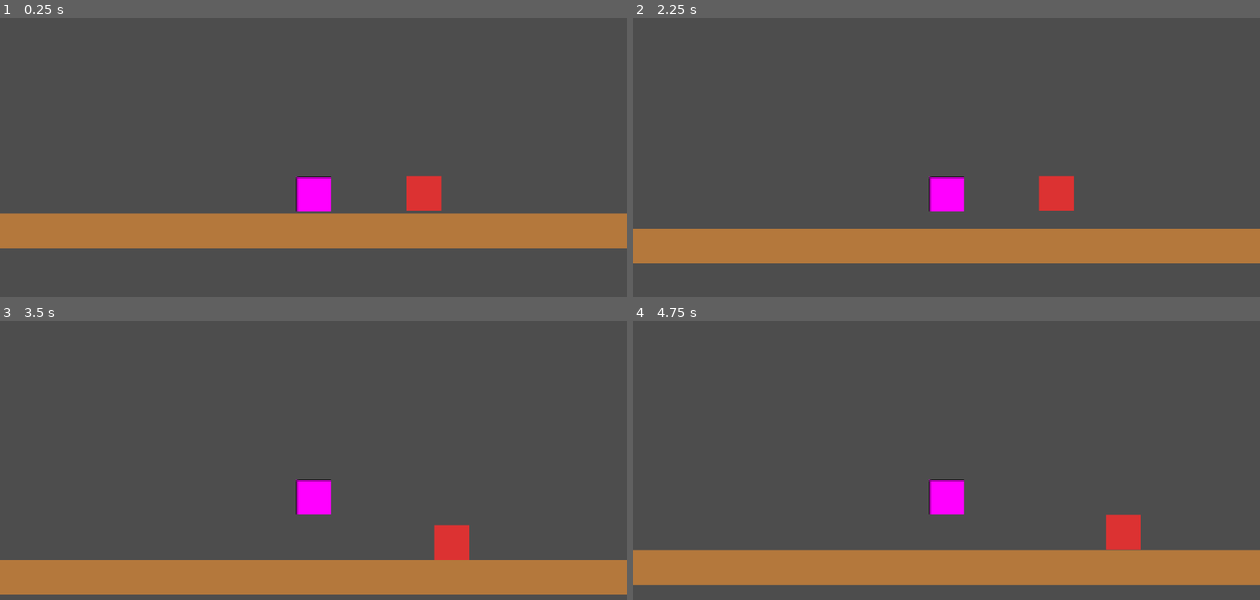
Above: before the commit, frames 1-4 (two rows, left to right).
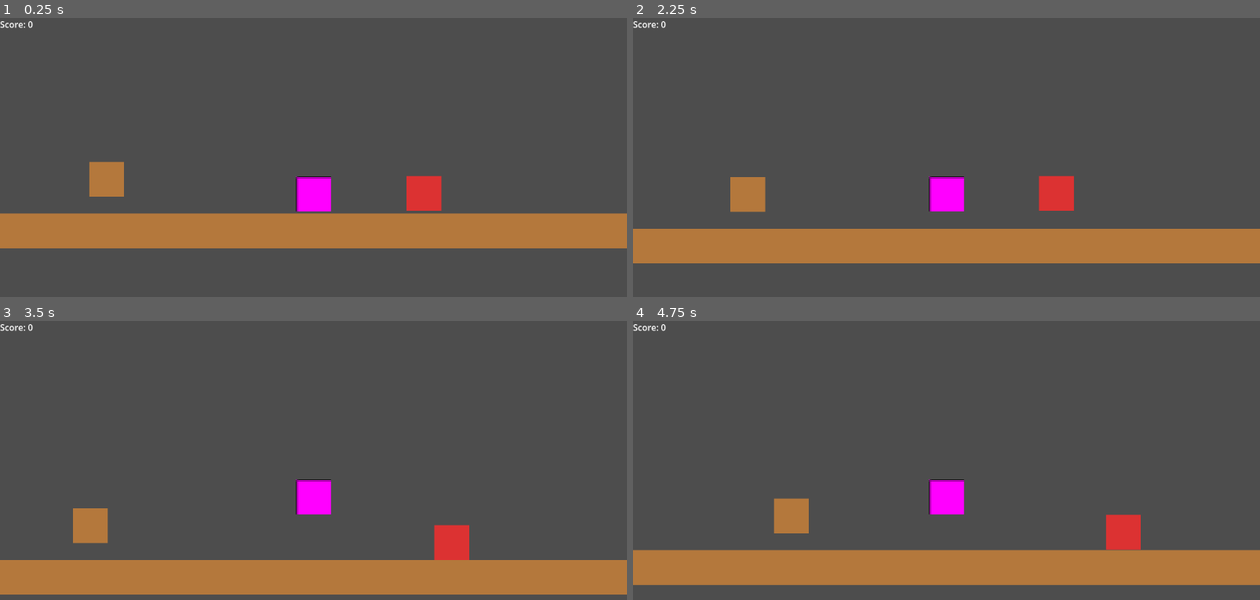
Above: after the commit, the same moments.

Repository: morkhast/godot-platformer
Game: Godot game, scene res://main.tscn
Same seed, same stepped clock (60 frames per second), same inputs: the game is played once before the commit and once after it.
Inputs:
- Up to frame 1 (0.25 s): no input
- Up to frame 2 (2.25 s): tap Enter (ui_accept) at 0.5, 0.77, 1.52 s; hold Right (ui_right) 0.53-2.03 s; hold Left (ui_left) from 2.03 s (still down)
- Up to frame 3 (3.5 s): release Left (ui_left) at 2.78 s; hold Right (ui_right) from 2.78 s (still down); tap Enter (ui_accept) at 3.02 s
- Up to frame 4 (4.75 s): tap Enter (ui_accept) at 3.77, 4.52 s; release Right (ui_right) at 4.28 s; hold Left (ui_left) from 4.28 s (still down)

The runs differ from the first frame. In frame 1, 0.8% of the frame differs, in the area x 0-20%, y 1-65%; in frame 2, 0.8%, in the area x 0-22%, y 1-70%; in frame 3, 0.8%; in frame 4, 0.8%.

Commit message:
Add coins, score system and HUD

Diff:
--- /dev/null
+++ b/coin.gd
@@ -0,0 +1,6 @@
+extends Area2D
+
+func _on_body_entered(body: Node2D) -> void:
+	if body is CharacterBody2D:
+		GameState.add_score(1)
+		queue_free()
--- /dev/null
+++ b/coin.tscn
@@ -0,0 +1,17 @@
+[gd_scene format=3 uid="uid://0t41rik5eo0n"]
+
+[ext_resource type="Script" uid="uid://b8frmkbs5vfi" path="res://coin.gd" id="1_0t63x"]
+[ext_resource type="Texture2D" uid="uid://b5tvgm8thk6r1" path="res://tile.png" id="2_v7riw"]
+
+[sub_resource type="CircleShape2D" id="CircleShape2D_pdq0q"]
+
+[node name="Coin" type="Area2D" unique_id=499447183]
+script = ExtResource("1_0t63x")
+
+[node name="Sprite2D" type="Sprite2D" parent="." unique_id=1531498371]
+texture = ExtResource("2_v7riw")
+
+[node name="CollisionShape2D" type="CollisionShape2D" parent="." unique_id=168776479]
+shape = SubResource("CircleShape2D_pdq0q")
+
+[connection signal="body_entered" from="." to="." method="_on_body_entered"]
--- a/enemy.gd
+++ b/enemy.gd
@@ -21,7 +21,7 @@
 	move_and_slide()
 
 func die() -> void:
-	queue_free()
+	call_deferred("queue_free")
 
 
 func _on_area_2d_body_entered(body: Node2D) -> void:
--- /dev/null
+++ b/game_state.gd
@@ -0,0 +1,13 @@
+extends Node
+
+var score := 0
+
+signal score_changed(new_score: int)
+
+func add_score(amount: int) -> void:
+	score += amount
+	score_changed.emit(score)
+
+func reset_score() -> void:
+	score = 0
+	score_changed.emit(score)
--- /dev/null
+++ b/hud.gd
@@ -0,0 +1,10 @@
+extends CanvasLayer
+
+@onready var label := $Label
+
+func _ready() -> void:
+	GameState.score_changed.connect(_on_score_changed)
+	label.text = "Score: " + str(GameState.score)
+
+func _on_score_changed(new_score: int) -> void:
+	label.text = "Score: " + str(new_score)
--- /dev/null
+++ b/hud.tscn
@@ -0,0 +1,7 @@
+[gd_scene format=3 uid="uid://brnguxaqykpny"]
+
+[node name="HUD" type="CanvasLayer" unique_id=66970159]
+
+[node name="Label" type="Label" parent="." unique_id=1683157222]
+offset_right = 40.0
+offset_bottom = 23.0
--- a/main.tscn
+++ b/main.tscn
@@ -3,6 +3,9 @@
 [ext_resource type="PackedScene" uid="uid://7wnpj43flon7" path="res://player.tscn" id="1_ig7tw"]
 [ext_resource type="Texture2D" uid="uid://b5tvgm8thk6r1" path="res://tile.png" id="2_0xm2m"]
 [ext_resource type="PackedScene" uid="uid://b3m4yshdrm4gl" path="res://enemy.tscn" id="3_h2yge"]
+[ext_resource type="PackedScene" uid="uid://0t41rik5eo0n" path="res://coin.tscn" id="4_1bvp3"]
+[ext_resource type="PackedScene" uid="uid://brnguxaqykpny" path="res://hud.tscn" id="5_lquwl"]
+[ext_resource type="Script" uid="uid://4tgacaqxa1pw" path="res://hud.gd" id="6_7mycd"]
 
 [sub_resource type="TileSetAtlasSource" id="TileSetAtlasSource_h2yge"]
 texture = ExtResource("2_0xm2m")
@@ -63,3 +66,9 @@
 
 [node name="Enemy" parent="." unique_id=631136724 instance=ExtResource("3_h2yge")]
 position = Vector2(9, 398)
+
+[node name="Coin" parent="." unique_id=499447183 instance=ExtResource("4_1bvp3")]
+position = Vector2(-554, 401)
+
+[node name="HUD" parent="." unique_id=66970159 instance=ExtResource("5_lquwl")]
+script = ExtResource("6_7mycd")
--- a/player.gd
+++ b/player.gd
@@ -19,4 +19,4 @@
 	move_and_slide()
 
 func die() -> void:
-	get_tree().reload_current_scene()
+	get_tree().call_deferred("reload_current_scene")
--- a/project.godot
+++ b/project.godot
@@ -19,6 +19,10 @@
 config/features=PackedStringArray("4.6", "Forward Plus")
 config/icon="res://icon.svg"
 
+[autoload]
+
+GameState="*uid://d4f7pn5g4rhah"
+
 [rendering]
 
 renderer/rendering_method="gl_compatibility"
Not shown, added: coin.gd.uid
Not shown, added: game_state.gd.uid
Not shown, added: hud.gd.uid
